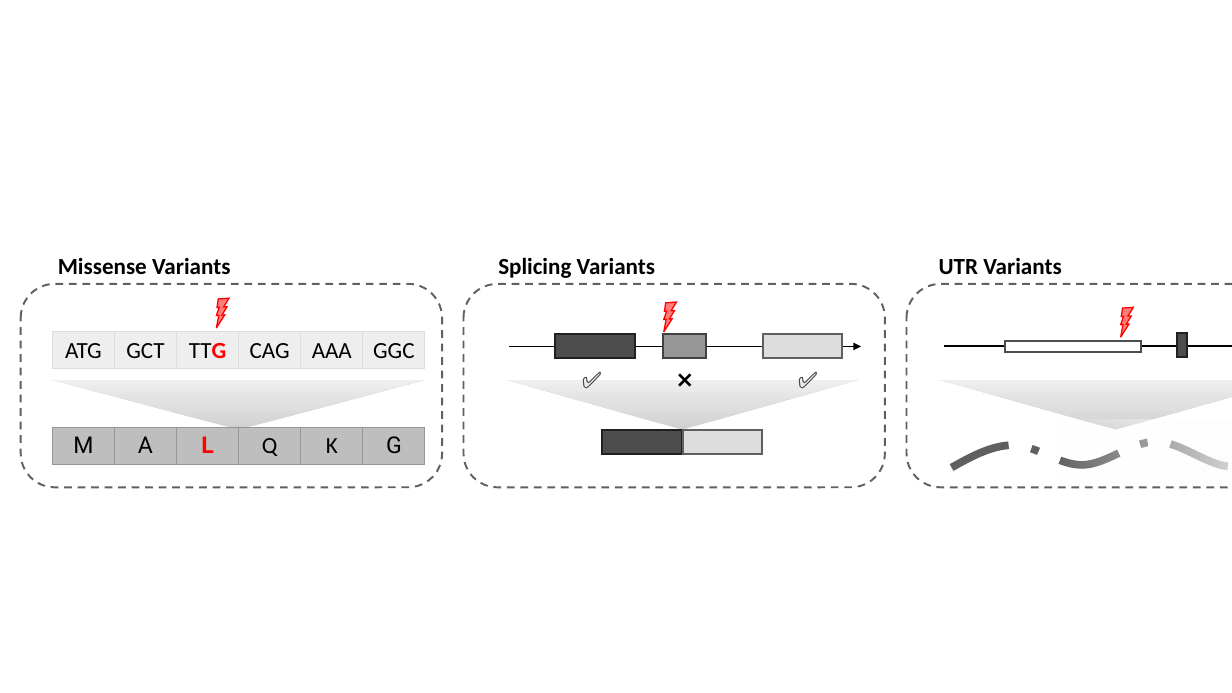
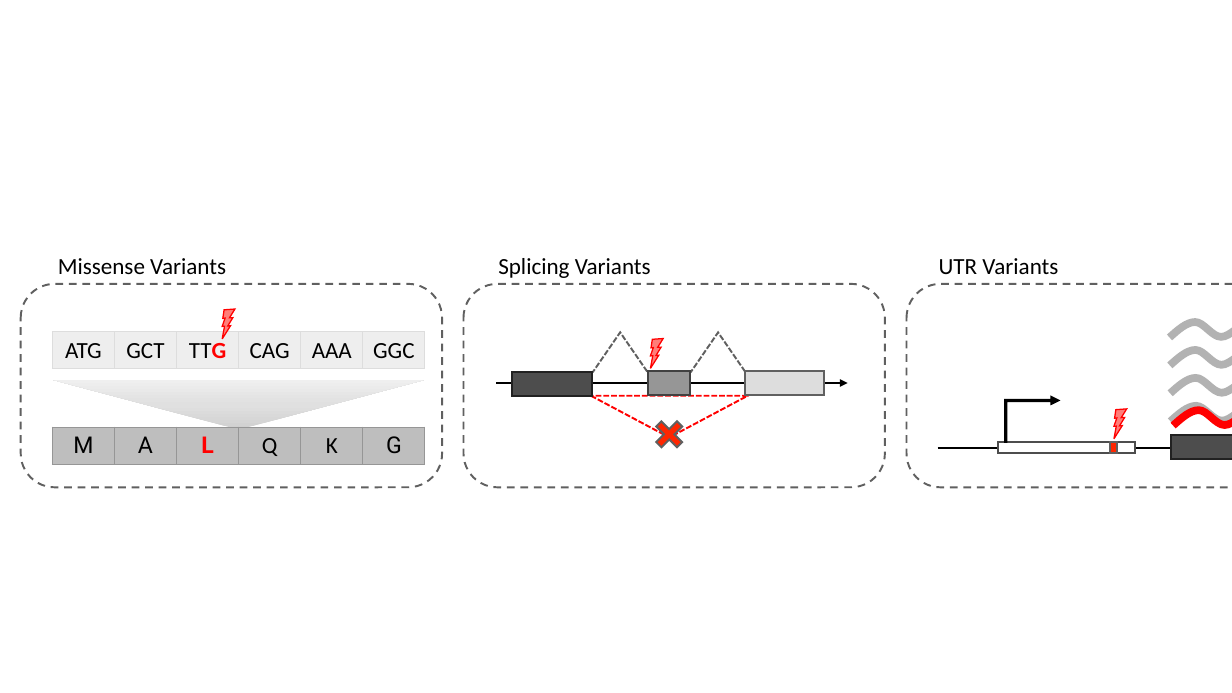
Before and after one commit to bschilder/VEP_protein, a slide deck: slide 4 of manuscript/fig/fig1.pptx (slide 3 before the commit). Drawn at 1232x693 pixels with LibreOffice and Linux fonts; fonts in the diff are those of the drawing. Boxes give left, top, right and bottom in pixels: in the first picture for what was removed or moved away, otherwise in the second. Text is boxed around its words. In the diff, an @@ line names an element or a change of style, - is before the commit and + after.

```diff
--- a/manuscript/fig/fig1.pptx
+++ b/manuscript/fig/fig1.pptx
@@ bold off in 3 elements at box(58, 258, 226, 274), box(498, 258, 651, 278), box(939, 258, 1058, 274) @@
@@ lightning bolt: place and size @@
-lightning bolt at box(204, 294, 238, 328)
+lightning bolt at box(210, 305, 244, 339)
@@ freeform shape added at box(1170, 323, 1232, 338), outline #B2B2B2 6 pt @@
@@ triangle added at box(592, 333, 649, 374), outline #616161 1.5 pt dashed @@
@@ text in triangle at box(689, 333, 747, 374): text removed @@
-✅
@@ triangle: place and size @@
-triangle at box(789, 360, 825, 397)
+triangle at box(689, 333, 747, 374)
@@ triangle at box(689, 333, 747, 374): outline none to #616161 1.5 pt dashed @@
@@ freeform shape added at box(1170, 350, 1232, 366), outline #B2B2B2 6 pt @@
@@ rectangle: place and size @@
-rectangle at box(555, 335, 635, 359)
+rectangle at box(513, 372, 592, 396)
@@ rectangle added at box(588, 373, 653, 378), fill #FFFFFF @@
@@ group removed at box(573, 361, 762, 454): 2 rectangles, 2 texts @@
-✅
-❌
@@ rectangle added at box(686, 373, 750, 378), fill #FFFFFF @@
@@ 2 rectangles, 1 lightning bolt, 1 arrow: place and size @@
-2 rectangles, 1 lightning bolt, 1 arrow at box(509, 299, 861, 359)
+2 rectangles, 1 lightning bolt, 1 arrow at box(496, 335, 848, 396)
@@ triangle removed at box(940, 380, 1232, 430) @@
@@ freeform shape added at box(1170, 378, 1232, 394), outline #B2B2B2 6 pt @@
@@ triangle at box(592, 396, 749, 437): fill gradient #D0D0D0 to #E1E1E1 to #F0F0F0 to none; outline none to #FF0000 1.5 pt dashed; mirrored; rotation 180 to 0 degrees @@
@@ cross added at box(650, 414, 689, 454), fill #FF2600, outline #616161 1.5 pt @@
@@ bent up arrow added at box(1005, 396, 1061, 443), fill #000000 @@
@@ lightning bolt: place and size @@
-lightning bolt at box(1109, 303, 1143, 337)
+lightning bolt at box(1103, 405, 1137, 439)
@@ freeform shape added at box(1171, 406, 1232, 421), outline #B2B2B2 6 pt @@
@@ freeform shape added at box(1174, 410, 1232, 426), outline #FF0000 6 pt @@
@@ arrow moved from (945, 347) - (1232, 347) to (938, 447) - (1232, 447) @@
@@ freeform shape removed at box(952, 442, 1232, 468) @@
@@ rectangle removed at box(952, 420, 1232, 484) @@
@@ rectangle: place and size @@
-rectangle at box(1005, 341, 1141, 352)
+rectangle at box(998, 443, 1135, 454)
@@ rectangle added at box(1110, 443, 1117, 454), fill #FF2600, outline #616161 1.5 pt @@
@@ rectangle: place and size @@
-rectangle at box(1177, 334, 1188, 358)
+rectangle at box(1171, 435, 1232, 459)
```
Also in this commit, not shown: 2 other slides changed, 2 slides added, 3 other files.
